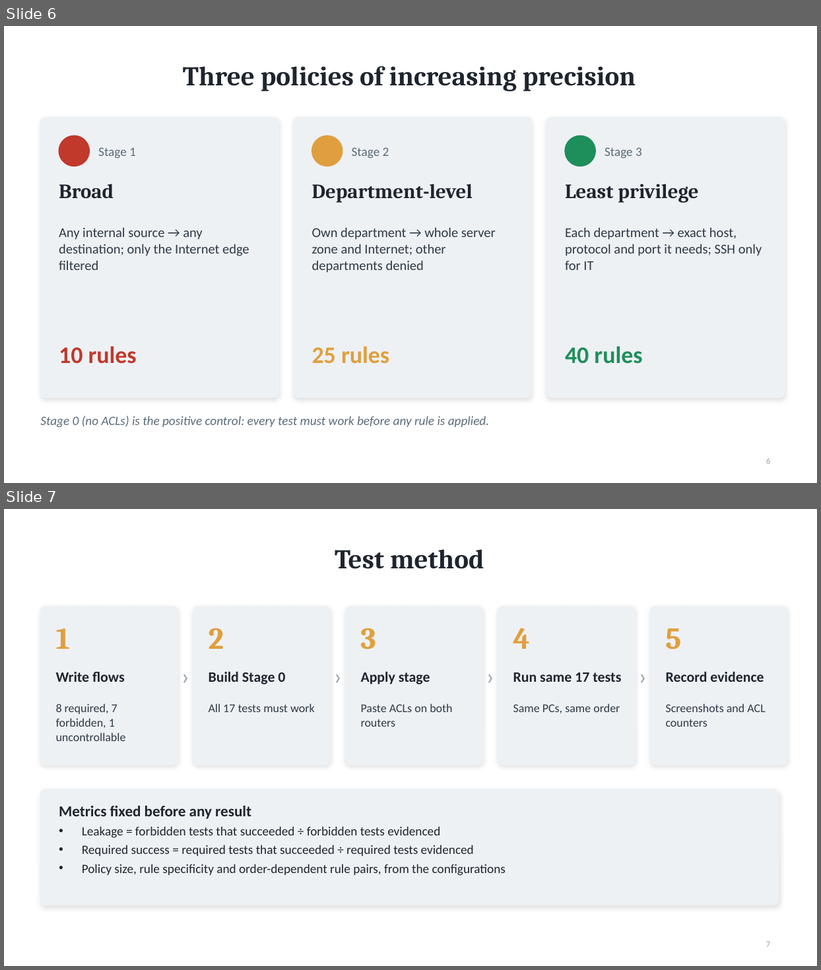
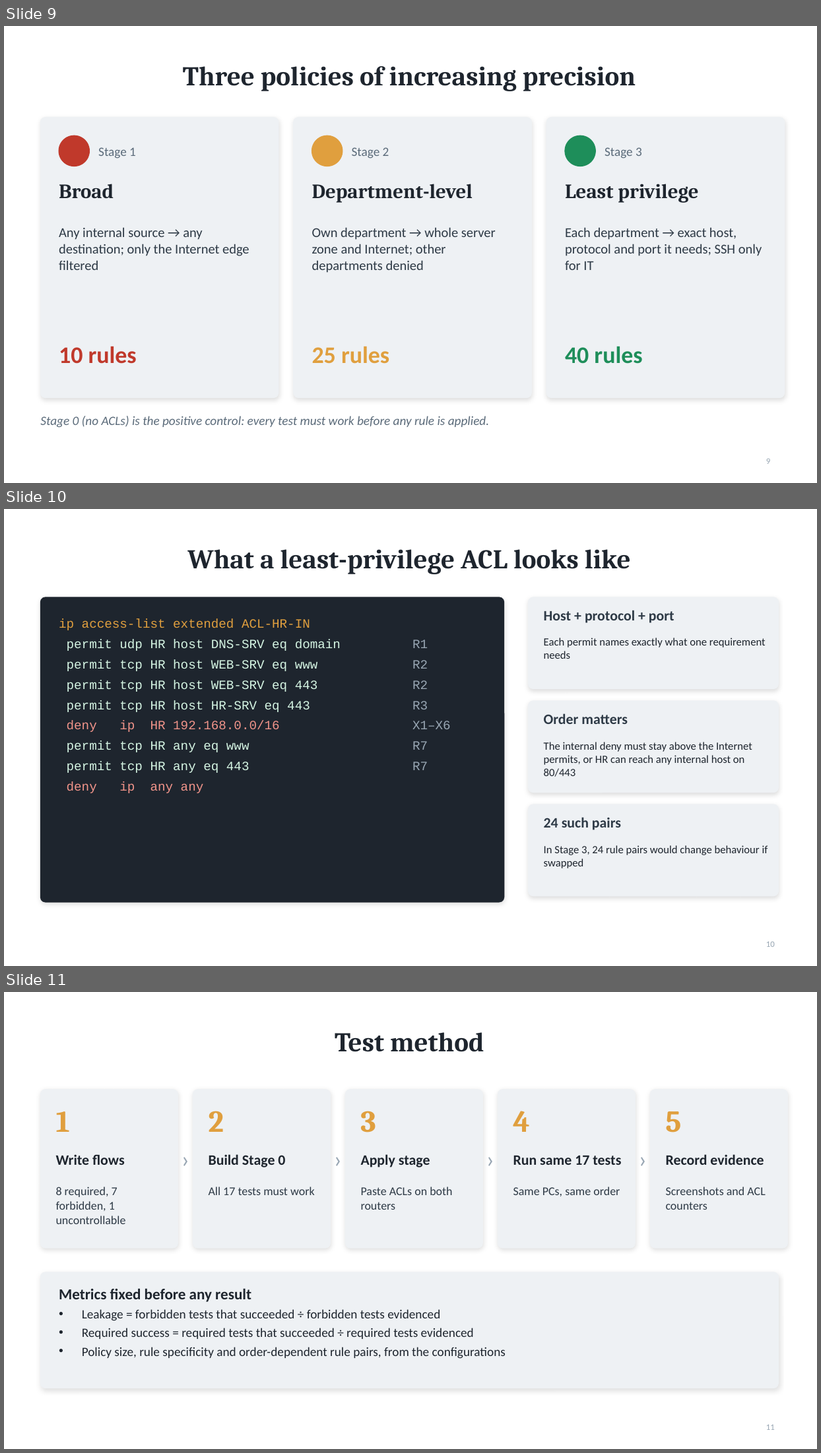
Before and after one commit to darshanpvt007-afk/firewall-policy-complexity-case-study, a slide deck: report/case-study-presentation.pptx. Shown one above the other, each under a label of ours: slides 6 and 7 before the commit, slides 9, 10 and 11 after it. The pictures are 821x970 and 821x1453 pixels, drawn with LibreOffice and Linux fonts; fonts in the diff are those of the drawing. Boxes give left, top, right and bottom in pixels: in the first picture for what was removed or moved away, otherwise in the second. Text is boxed around its words. In the diff, an @@ line names an element or a change of style, - is before the commit and + after.

```diff
--- a/report/case-study-presentation.pptx
+++ b/report/case-study-presentation.pptx
@@ slide 10 added at <box>4,509,817,966</box>, background #FFFFFF @@
@@ title added at <box>187,549,631,574</box>, 32 pt, text #1E252E, bold @@
+What a least-privilege ACL looks like
@@ rounded rectangle added at <box>40,597,504,902</box>, fill #1E252E, outline #1E252E 1 pt @@
@@ rounded rectangle added at <box>529,597,779,689</box>, fill #EEF1F4, outline #EEF1F4 1 pt @@
@@ text added at <box>59,619,341,793</box>, 15 pt, text #D5F5E3 @@
+ip access-list extended ACL-HR-IN
+permit udp HR host DNS-SRV eq domain
+permit tcp HR host WEB-SRV eq www
+permit tcp HR host WEB-SRV eq 443
+permit tcp HR host HR-SRV eq 443
+deny ip HR 192.168.0.0/16
+permit tcp HR any eq www
+permit tcp HR any eq 443
+deny ip any any
@@ text added at <box>544,610,675,623</box>, 17 pt, text #2E3A46, bold @@
+Host + protocol + port
@@ text added at <box>413,640,451,770</box>, 15 pt, text #98A6B3 @@
+R1
+R2
+R2
+R3
+X1–X6
+R7
+R7
@@ text added at <box>544,638,766,659</box>, 13 pt, text #1E252E @@
+Each permit names exactly what one requirement needs
@@ rounded rectangle added at <box>529,701,779,793</box>, fill #EEF1F4, outline #EEF1F4 1 pt @@
@@ text added at <box>544,714,628,724</box>, 17 pt, text #2E3A46, bold @@
+Order matters
@@ text added at <box>544,742,752,777</box>, 13 pt, text #1E252E @@
+The internal deny must stay above the Internet permits, or HR can reach any internal host on 80/443
@@ rounded rectangle added at <box>529,805,779,896</box>, fill #EEF1F4, outline #EEF1F4 1 pt @@
@@ text added at <box>544,817,621,830</box>, 17 pt, text #2E3A46, bold @@
+24 such pairs
@@ text added at <box>544,846,768,869</box>, 13 pt, text #1E252E @@
+In Stage 3, 24 rule pairs would change behaviour if swapped
@@ page number added at <box>766,942,775,947</box>, 10 pt, text #98A6B3 @@
+10
@@ what was slide 6 is now slide 9 @@
@@ what was slide 7 is now slide 11 @@
@@ page number at <box>766,1425,775,1430</box>: text changed @@
-7
+11
```
Also in this commit, not shown: 1 slide changed, 9 other slides added, 2 other files.
